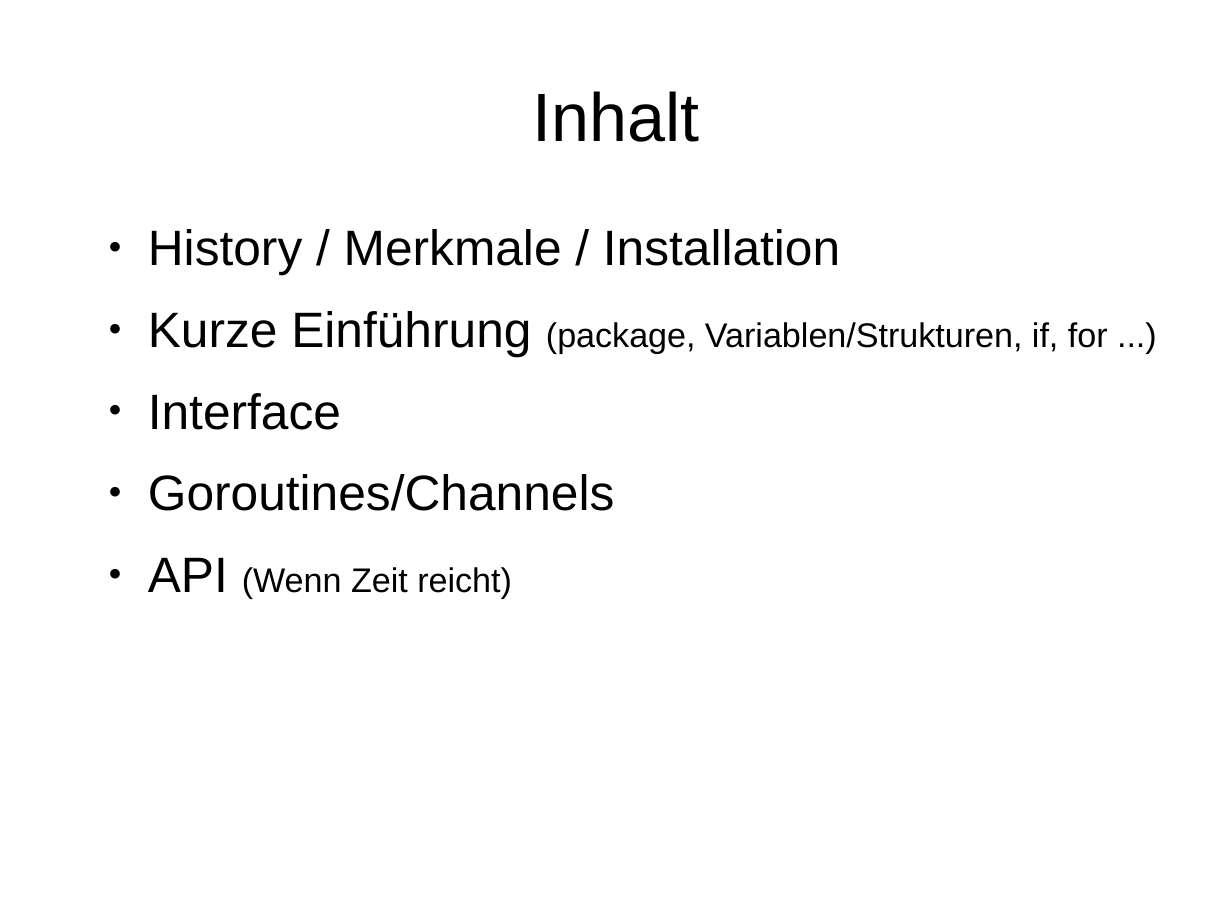
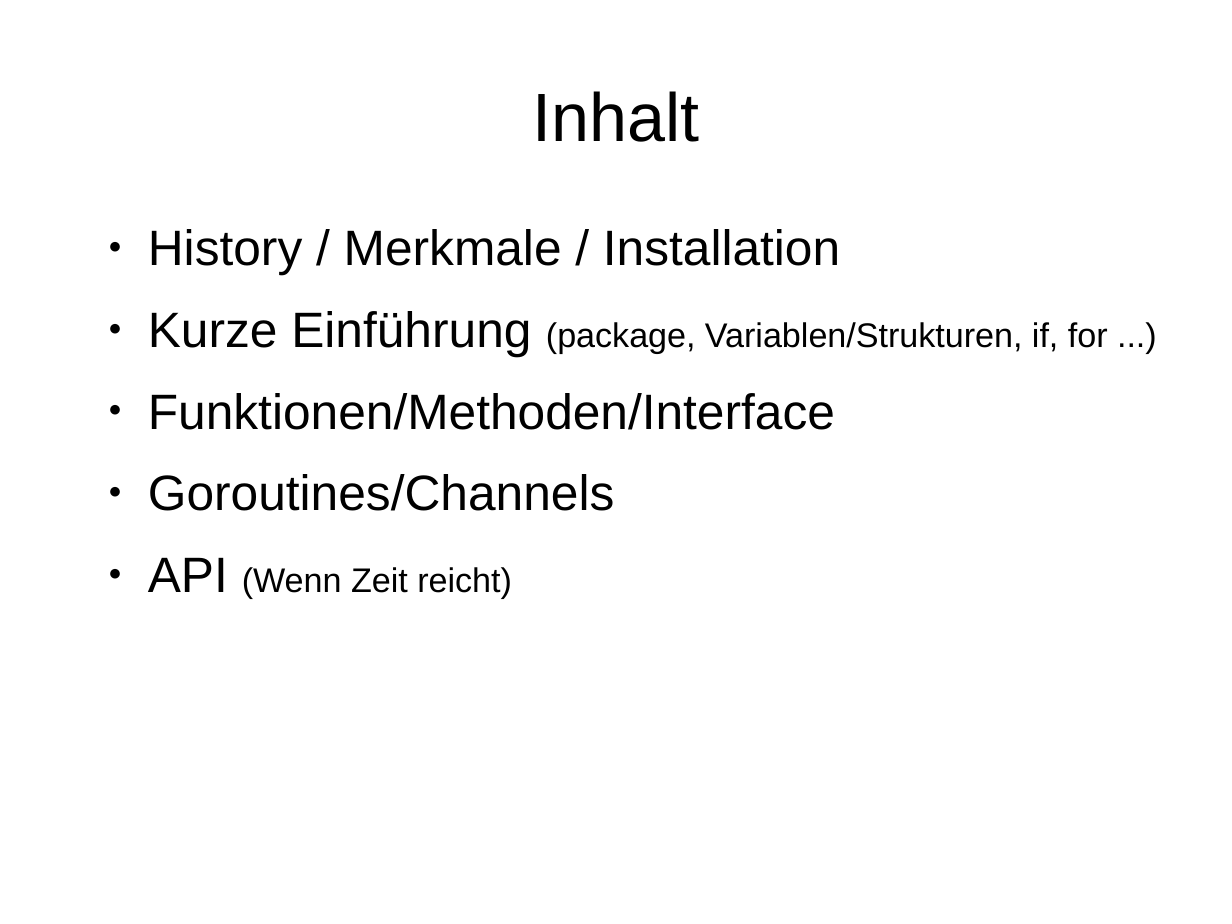
Before and after one commit to rayank77b/smallStuffs, a slide deck: slide 2 of programmierung/vortrag/golang.odp. Drawn at 1232x924 pixels with LibreOffice and Linux fonts; fonts in the diff are those of the drawing. Boxes give left, top, right and bottom in pixels: in the first picture for what was removed or moved away, otherwise in the second. Text is boxed around its words. In the diff, an @@ line names an element or a change of style, - is before the commit and + after.

Commit message:
some go  examples + vortrag:interface, inheritance, goroutines+channels

```diff
--- a/programmierung/vortrag/golang.odp
+++ b/programmierung/vortrag/golang.odp
@@ text at bbox=[148, 393, 835, 430]: text changed @@
-● Interface
+● Funktionen/Methoden/Interface
```
Also in this commit, not shown: 7 other slides changed, 4 slides added, 5 other files.
